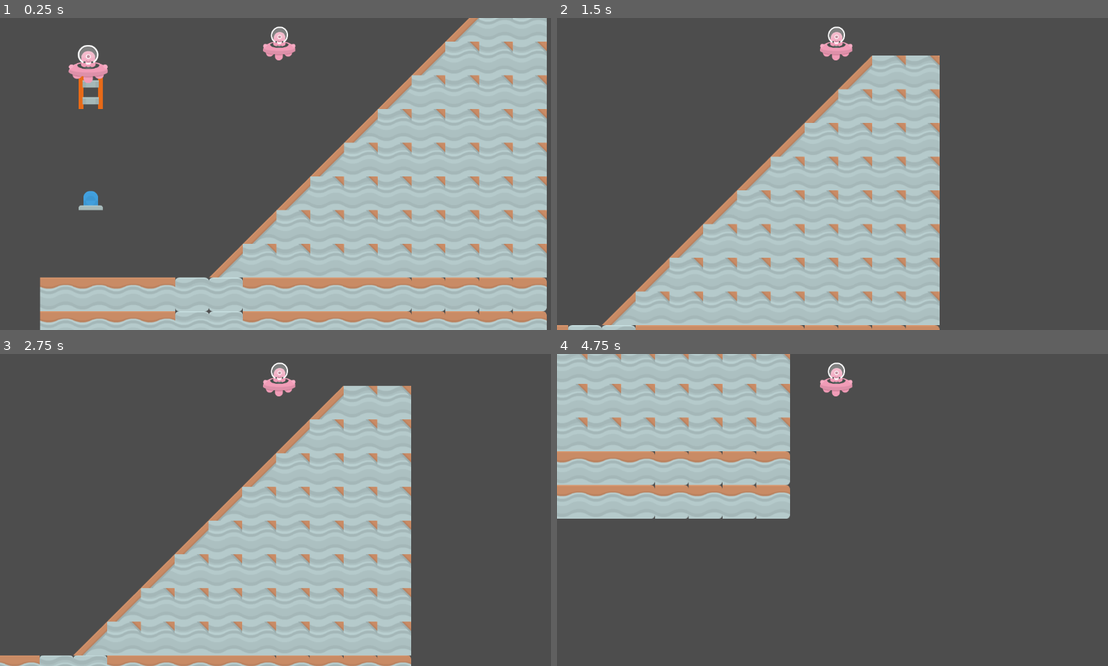
Above: before the commit, frames 1-4 (two rows, left to right).
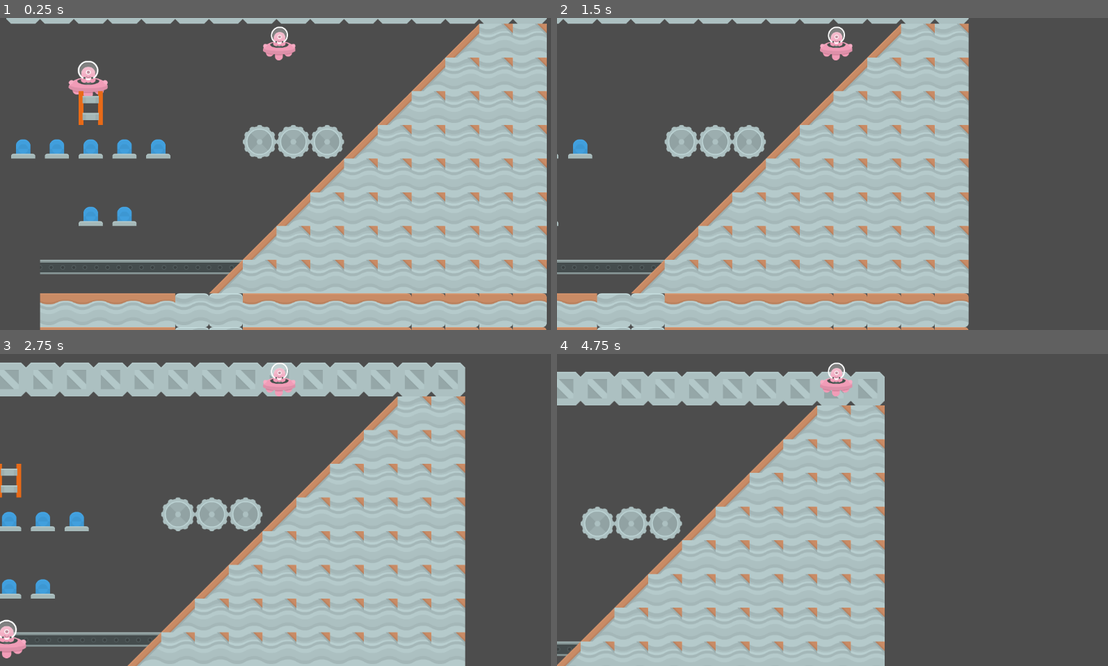
Above: after the commit, the same moments.

Repository: Tamy-dsv/Trilha_godot_new
Game: Godot game, scene res://node_2d.tscn
The game is run twice, just before and just after one commit, with the same random seed, the same clock (stepped at 60 frames per second) and the same inputs. This scene is started directly instead of the project's main scene.
Inputs:
- Up to frame 1 (0.25 s): no input
- Up to frame 2 (1.5 s): tap Enter (ui_accept) at 0.5, 0.6, 0.77, 1.07, 1.35 s; hold Right (ui_right) from 0.53 s (still down)
- Up to frame 3 (2.75 s): tap Enter (ui_accept) at 1.52, 1.82, 2.1 s; release Right (ui_right) at 2.03 s; hold Left (ui_left) from 2.03 s (still down)
- Up to frame 4 (4.75 s): release Left (ui_left) at 2.78 s; hold Right (ui_right) 2.78-4.28 s; tap Enter (ui_accept) at 2.85, 3.02, 3.32, 3.6, 3.77, 4.07, 4.35, 4.52 s; hold Left (ui_left) from 4.28 s (still down)

The runs differ from the first frame. In frame 1, 21% of the frame differs, in the area x 1-100%, y 0-100%; in frame 2, 16%; in frame 3, 34%; in frame 4, 47%, in the area x 0-60%, y 0-100%.

Commit message:
alean
alterando movimento dos ets

Diff:
--- a/plataforma_industrial/novo-projeto-de-jogo/node_2d.tscn
+++ b/plataforma_industrial/novo-projeto-de-jogo/node_2d.tscn
@@ -1700,8 +1700,10 @@
 tile_set = SubResource("TileSet_q6r6c")
 format = 2
 layer_0/name = "cenario"
+layer_0/z_index = 1
 layer_0/tile_data = PackedInt32Array(524288, 131072, 0, 524289, 131072, 0, 524290, 131072, 0, 524291, 131072, 0, 524294 …(2257 unchanged characters)…
 layer_1/name = "ajustes"
+layer_1/tile_data = PackedInt32Array(196609, 655360, 2, 196610, 655360, 2, 196611, 655360, 2, 196608, 655360, 2, 262143, 655360, 2, 327682, 655360, 2, 458752, 458752, 3, 458753, 458752, 3, 458755, 458752, 3, 458757, 458752, 3, 458754, 458752, 3, 458756, 458752, 3, 196614, 655360, 4, 196615, 655360, 4, 196616, 655360, 4, -1, 65536, 3, -65536, 65536, 3, -65534, 65536, 3, -65535, 65536, 3, -65533, 65536, 3, -65532, 65536, 3, -65531, 65536, 3, -65530, 65536, 3, -65528, 65536, 3, -65527, 65536, 3, -65529, 65536, 3, -65526, 65536, 3, -65525, 65536, 3, -65523, 65536, 3, -65524, 65536, 3, -65522, 65536, 3)
 
 [node name="RigidBody2D" type="RigidBody2D" parent="TileMap"]
 
--- a/plataforma_industrial/novo-projeto-de-jogo/scripts/alien.gd
+++ b/plataforma_industrial/novo-projeto-de-jogo/scripts/alien.gd
@@ -1,27 +1,17 @@
 extends CharacterBody2D
 
-const SPEED = 400.0
-const JUMP_VELOCITY = -600.0
-var gravity: float = ProjectSettings.get_setting("physics/2d/default_gravity")
+#const speed = 400.0
+@export var SPEED = 3
+@export_range(0,1)
+var lerp_factory = 0.5
 
-func _physics_process(delta: float) -> void:
-	# Apply gravity if not on the floor
-	if not is_on_floor():
-		velocity.y += gravity * delta  # Ensure gravity is applied properly
 
-	# Jump when the jump button is pressed and the character is on the floor
-	if Input.is_action_just_pressed("ui_accept") and is_on_floor():
-		velocity.y = JUMP_VELOCITY
+func _physics_process(_delta) -> void:
 
 	# Get direction for horizontal movement (left/right)
-	var direction := Input.get_axis("ui_left", "ui_right")
-	if direction != 0.0:
-		velocity.x = direction * SPEED
-	else:
-		# Smoothly decelerate to 0 if no input is detected
-		velocity.x = move_toward(velocity.x, 0.0, SPEED)
+	var direction = Input.get_vector("ui_left", "ui_right" ,"ui_up","ui_down")
+	var target_velocity = direction * SPEED * 100.0
+	velocity = lerp (velocity,target_velocity,lerp_factory)
 
-	# Move the character using the updated velocity
-	move_and_slide(
 
-	)
+	move_and_slide()
Not shown, added: plataforma_industrial/parallax-industrial-pack.zip
Not shown, added: plataforma_industrial/parallax-industrial-pack/layers/skill-desc_0000_foreground.png
Not shown, added: plataforma_industrial/parallax-industrial-pack/layers/skill-desc_0001_buildings.png
Not shown, added: plataforma_industrial/parallax-industrial-pack/layers/skill-desc_0002_far-buildings.png
Not shown, added: plataforma_industrial/parallax-industrial-pack/layers/skill-desc_0003_bg.png
Not shown, added: plataforma_industrial/parallax-industrial-pack/license.txt
Not shown, added: plataforma_industrial/parallax-industrial-pack/parallax-industrial.psd
